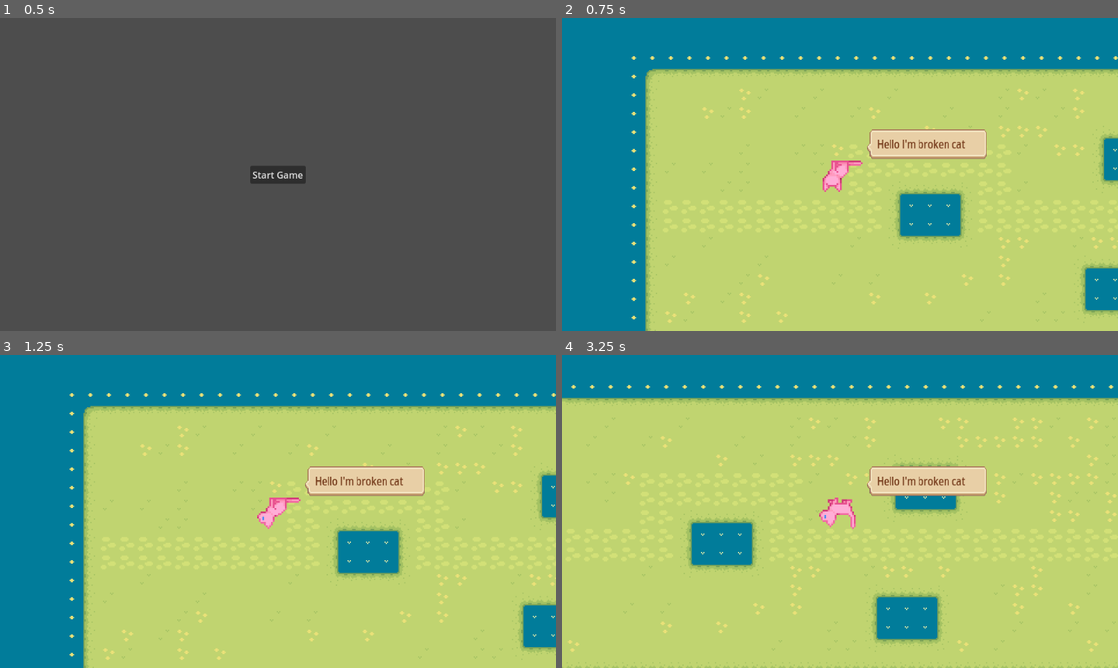
Above: before the commit, frames 1-4 (two rows, left to right).
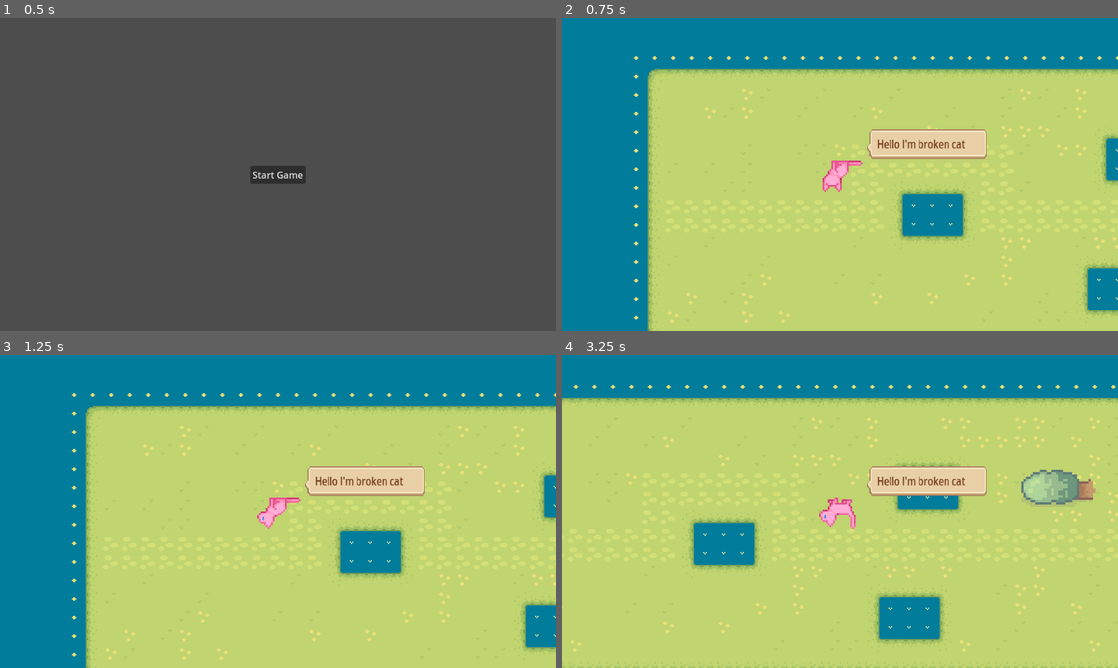
Above: after the commit, the same moments.

Repository: c1foZ/meowfunction
Game: Godot game, scene res://scenes/ui/menu.tscn
The game is run twice, just before and just after one commit, with the same random seed, the same clock (stepped at 60 frames per second) and the same inputs.
Inputs:
- Up to frame 1 (0.5 s): no input
- Up to frame 2 (0.75 s): click "Start Game" at 0.5 s
- Up to frame 3 (1.25 s): no input
- Up to frame 4 (3.25 s): hold D (move_right) 1.28-2.03 s; hold S (move_down) 2.03-2.78 s; hold D (move_right) from 2.78 s (still down)

Frame 1 is identical in both runs. In frame 2, 3.3% of the frame differs, in the area x 12-100%, y 12-100%; in frame 3, 3.3%; in frame 4, 4.5%, in the area x 0-100%, y 9-100%.

Commit message:
added tree interaction

Diff:
--- a/scenes/levels/level_1.tscn
+++ b/scenes/levels/level_1.tscn
@@ -1,8 +1,10 @@
-[gd_scene load_steps=7 format=4 uid="uid://3i8vsm64o75c"]
+[gd_scene load_steps=12 format=4 uid="uid://3i8vsm64o75c"]
 
 [ext_resource type="PackedScene" uid="uid://c62jrho5o5ie1" path="res://scenes/ground.tscn" id="1_6761a"]
 [ext_resource type="Texture2D" uid="uid://c5pxipeitpu6" path="res://assets/Grass.png" id="2_sk5k4"]
+[ext_resource type="Texture2D" uid="uid://c4n572405463m" path="res://assets/Grass_Biom_Things.png" id="3_6761a"]
 [ext_resource type="PackedScene" uid="uid://dedep6pt71cnb" path="res://scenes/player.tscn" id="3_oc4kc"]
+[ext_resource type="Script" uid="uid://ctsf8yww3xrn2" path="res://scenes/levels/tree.gd" id="3_sk5k4"]
 [ext_resource type="PackedScene" uid="uid://4nthasu5jv3q" path="res://scenes/ending_area.tscn" id="5_dga24"]
 
 [sub_resource type="TileSetAtlasSource" id="TileSetAtlasSource_jyhfs"]
@@ -90,23 +92,185 @@
 physics_layer_0/collision_layer = 1
 sources/0 = SubResource("TileSetAtlasSource_jyhfs")
 
+[sub_resource type="TileSetAtlasSource" id="TileSetAtlasSource_6761a"]
+texture = ExtResource("3_6761a")
+0:0/0 = 0
+0:0/0/z_index = 2
+1:0/0 = 0
+2:0/0 = 0
+3:0/0 = 0
+4:0/0 = 0
+5:0/0 = 0
+6:0/0 = 0
+7:0/0 = 0
+8:0/0 = 0
+0:1/0 = 0
+0:1/0/z_index = 2
+0:1/0/physics_layer_0/polygon_0/points = PackedVector2Array(-8, -8, 8, -8, 8, 8, -8, 8)
+1:1/0 = 0
+2:1/0 = 0
+3:1/0 = 0
+4:1/0 = 0
+5:1/0 = 0
+6:1/0 = 0
+7:1/0 = 0
+8:1/0 = 0
+0:2/0 = 0
+1:2/0 = 0
+2:2/0 = 0
+3:2/0 = 0
+4:2/0 = 0
+5:2/0 = 0
+6:2/0 = 0
+7:2/0 = 0
+8:2/0 = 0
+0:3/0 = 0
+1:3/0 = 0
+2:3/0 = 0
+3:3/0 = 0
+4:3/0 = 0
+5:3/0 = 0
+6:3/0 = 0
+7:3/0 = 0
+8:3/0 = 0
+0:4/0 = 0
+1:4/0 = 0
+2:4/0 = 0
+3:4/0 = 0
+3:4/0/physics_layer_0/polygon_0/points = PackedVector2Array(-8, -8, 8, -8, 8, 8, -8, 8)
+4:4/0 = 0
+5:4/0 = 0
+6:4/0 = 0
+7:4/0 = 0
+8:4/0 = 0
+
+[sub_resource type="TileSetAtlasSource" id="TileSetAtlasSource_sk5k4"]
+texture = ExtResource("2_sk5k4")
+0:0/0 = 0
+1:0/0 = 0
+2:0/0 = 0
+3:0/0 = 0
+4:0/0 = 0
+5:0/0 = 0
+6:0/0 = 0
+7:0/0 = 0
+8:0/0 = 0
+9:0/0 = 0
+0:1/0 = 0
+1:1/0 = 0
+2:1/0 = 0
+3:1/0 = 0
+4:1/0 = 0
+5:1/0 = 0
+6:1/0 = 0
+7:1/0 = 0
+8:1/0 = 0
+9:1/0 = 0
+0:2/0 = 0
+1:2/0 = 0
+2:2/0 = 0
+3:2/0 = 0
+4:2/0 = 0
+5:2/0 = 0
+6:2/0 = 0
+7:2/0 = 0
+8:2/0 = 0
+9:2/0 = 0
+10:2/0 = 0
+0:3/0 = 0
+1:3/0 = 0
+2:3/0 = 0
+3:3/0 = 0
+4:3/0 = 0
+5:3/0 = 0
+6:3/0 = 0
+7:3/0 = 0
+8:3/0 = 0
+9:3/0 = 0
+10:3/0 = 0
+0:4/0 = 0
+1:4/0 = 0
+2:4/0 = 0
+3:4/0 = 0
+4:4/0 = 0
+5:4/0 = 0
+6:4/0 = 0
+7:4/0 = 0
+8:4/0 = 0
+9:4/0 = 0
+0:5/0 = 0
+1:5/0 = 0
+2:5/0 = 0
+3:5/0 = 0
+4:5/0 = 0
+5:5/0 = 0
+6:5/0 = 0
+7:5/0 = 0
+8:5/0 = 0
+9:5/0 = 0
+0:6/0 = 0
+1:6/0 = 0
+2:6/0 = 0
+3:6/0 = 0
+4:6/0 = 0
+5:6/0 = 0
+6:6/0 = 0
+7:6/0 = 0
+8:6/0 = 0
+
+[sub_resource type="TileSet" id="TileSet_sk5k4"]
+physics_layer_0/collision_layer = 1
+sources/0 = SubResource("TileSetAtlasSource_6761a")
+sources/1 = SubResource("TileSetAtlasSource_sk5k4")
+
 [node name="Level1" type="Node2D"]
 
 [node name="Ground" parent="." instance=ExtResource("1_6761a")]
 position = Vector2(962, 230)
 scale = Vector2(-2.23073, 1.24289)
 
-[node name="TileMapLayer" type="TileMapLayer" parent="."]
+[node name="GrassTileMapLayer" type="TileMapLayer" parent="."]
 texture_filter = 1
 scale = Vector2(2, 2)
 tile_map_data = PackedByteArray("AAACAAIAAAABAAAAAAADAAIAAAABAAAAAAADAAMAAAABAAEAAAAEAAMAAAABAAEAAAAEAAQAAAAFAAUAAAAFAA …(17328 unchanged characters)…
 tile_set = SubResource("TileSet_tbgi4")
 
+[node name="Tree" type="Node" parent="." node_paths=PackedStringArray("old_tree", "new_tree")]
+script = ExtResource("3_sk5k4")
+old_tree = NodePath("TreeTileBroken")
+new_tree = NodePath("TreeTileNew")
+
+[node name="TreeTileBroken" type="TileMapLayer" parent="Tree"]
+texture_filter = 1
+position = Vector2(1, 0)
+scale = Vector2(4, 4)
+tile_map_data = PackedByteArray("AAAQAAMAAAACAAQAAAARAAMAAAADAAQAAAASAAMAAAAEAAQAAAA=")
+tile_set = SubResource("TileSet_sk5k4")
+
+[node name="TreeTileNew" type="TileMapLayer" parent="Tree"]
+visible = false
+texture_filter = 1
+position = Vector2(1, 0)
+scale = Vector2(4, 4)
+tile_map_data = PackedByteArray("AAAQAAMAAQAFAAUAAAARAAMAAAAAAAEAAAASAAMAAQAFAAUAAAARAAIAAAAAAAAAAAA=")
+tile_set = SubResource("TileSet_sk5k4")
+
 [node name="Player" parent="." instance=ExtResource("3_oc4kc")]
-position = Vector2(372, 250)
+z_index = 1
+position = Vector2(368, 250)
 
 [node name="EndingArea" parent="." instance=ExtResource("5_dga24")]
 position = Vector2(1904, 317)
 scale = Vector2(3.72549, 5.50032)
 
+[node name="Buttons" type="Node" parent="."]
+
+[node name="TreeButton" type="Button" parent="Buttons"]
+modulate = Color(1, 1, 1, 0)
+offset_left = 1046.0
+offset_top = 197.0
+offset_right = 1139.0
+offset_bottom = 250.0
+
 [connection signal="body_entered" from="EndingArea" to="Player" method="_on_ending_area_body_entered"]
+[connection signal="pressed" from="Buttons/TreeButton" to="Tree" method="_on_tree_button_pressed"]
--- /dev/null
+++ b/scenes/levels/tree.gd
@@ -0,0 +1,17 @@
+extends Node
+
+@export var old_tree: Node
+@export var new_tree: Node
+
+func _on_tree_button_pressed() -> void:
+	print("Tree button is pressed")
+
+	var tween = get_tree().create_tween()
+
+	if old_tree:
+		old_tree.visible = false  # Hide after fade-out
+
+	if new_tree:
+		new_tree.modulate.a = 0  # Start fully transparent
+		new_tree.visible = true
+		tween.tween_property(new_tree, "modulate:a", 1, 0.5)  # Fade in
Binary file added: assets/Grass_Biom_Things.png
Not shown, added: assets/Grass_Biom_Things.png.import
Not shown, added: scenes/levels/tree.gd.uid
